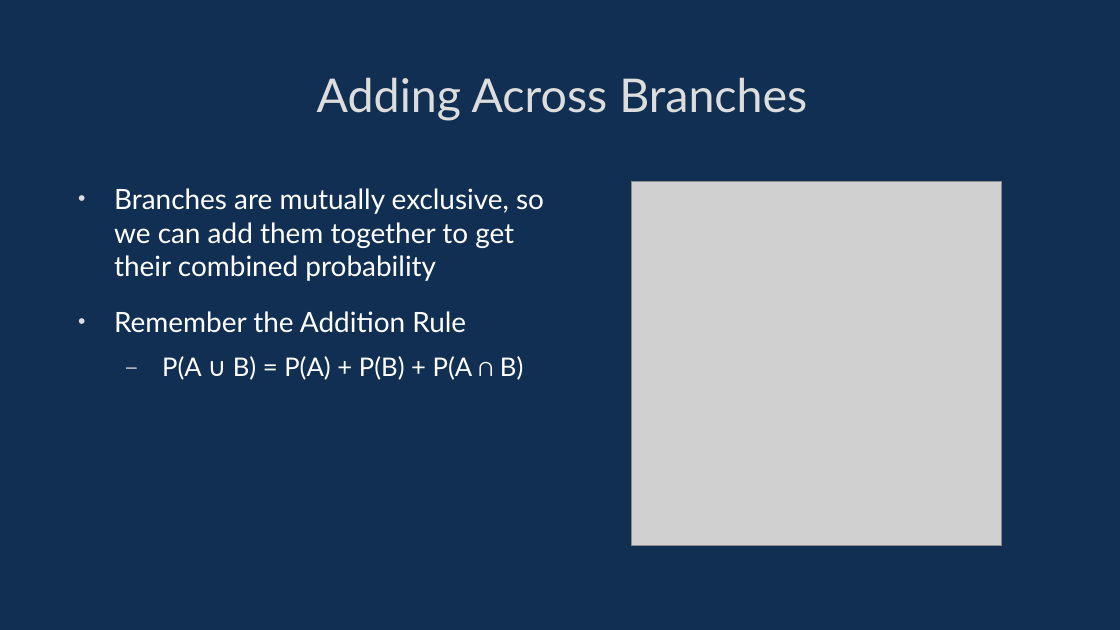
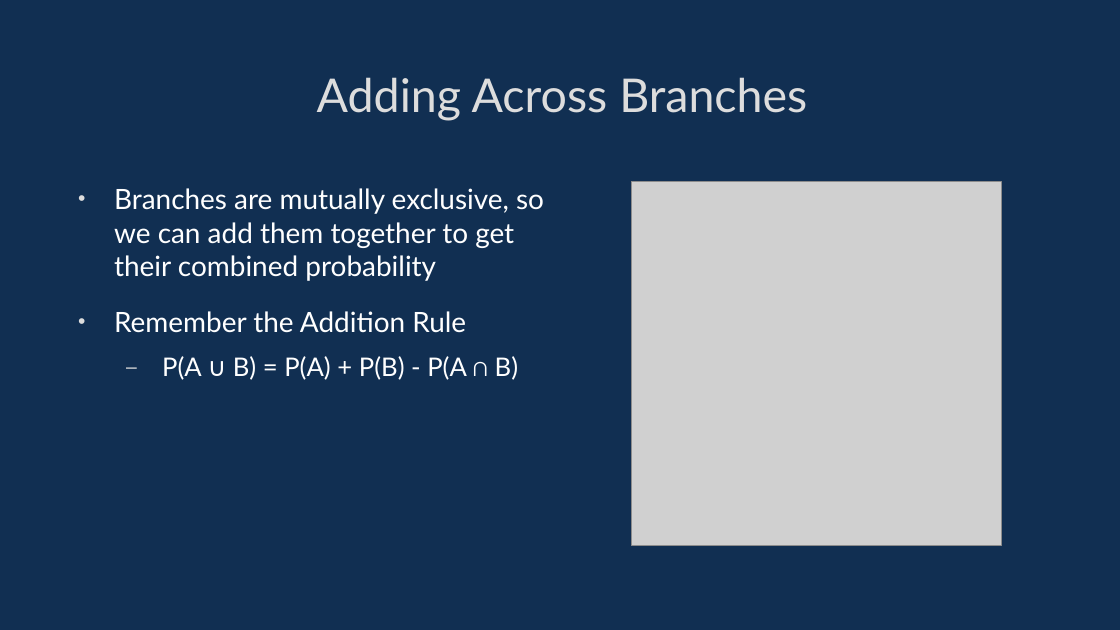
Before and after one commit to davidgundry/maths22-23, a slide deck: slide 55 of slides/maths-10-probability.odp. Drawn at 1120x630 pixels with LibreOffice and Linux fonts; fonts in the diff are those of the drawing; grey boxes stand for pictures. Boxes give left, top, right and bottom in pixels: in the first picture for what was removed or moved away, otherwise in the second. Text is boxed around its words. In the diff, an @@ line names an element or a change of style, - is before the commit and + after.

```diff
--- a/slides/maths-10-probability.odp
+++ b/slides/maths-10-probability.odp
@@ text at box(162, 356, 518, 380): text changed @@
-  – P(A ∪ B) = P(A) + P(B) + P(A ∩ B)
+  – P(A ∪ B) = P(A) + P(B) - P(A ∩ B)
```
Also in this commit, not shown: 3 other slides changed, 1 other file.
